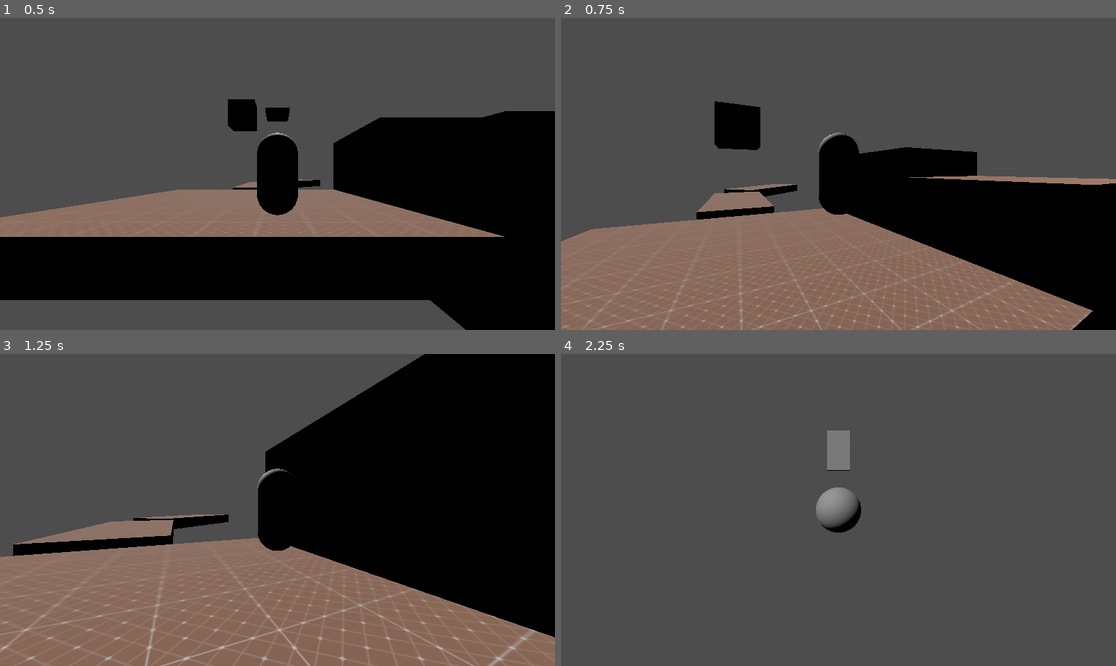
Above: before the commit, frames 1-4 (two rows, left to right).
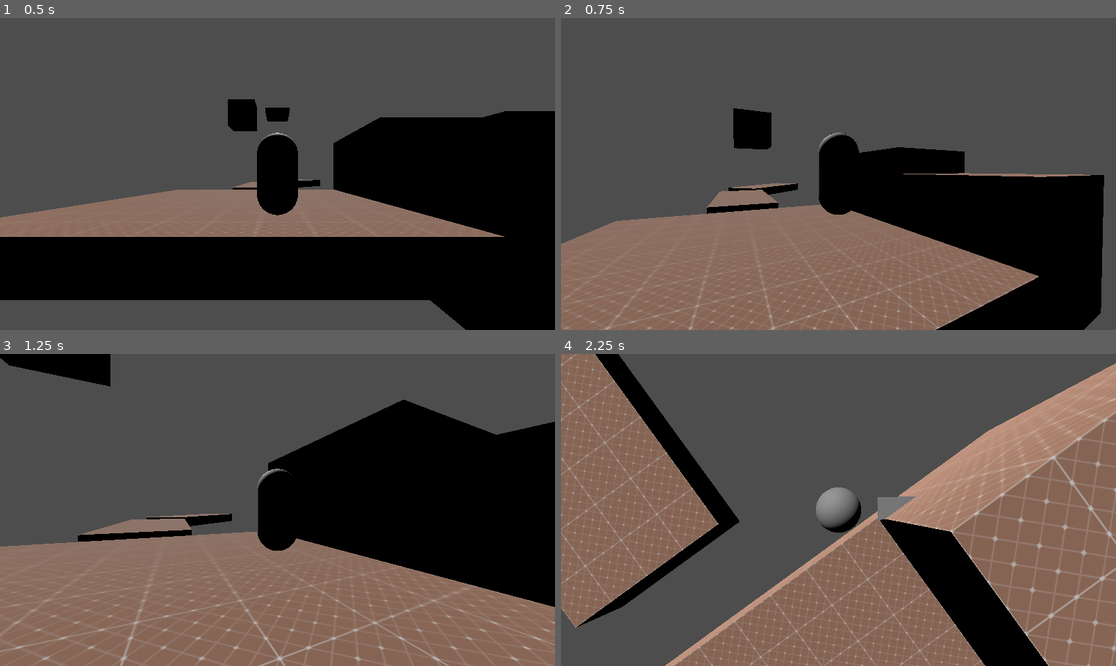
Above: after the commit, the same moments.

Repository: Nigel-Karunaratne/3DPlatformer_Godot4
Game: Godot game, scene res://level_scenes/test_level.tscn
Same seed, same stepped clock (60 frames per second), same inputs: the game is played once before the commit and once after it. The project has no main scene, so this scene is started directly.
Inputs (mouse positions are in pixels of both pictures, inside the frame that each line leads up to):
- Up to frame 1 (0.5 s): no input
- Up to frame 2 (0.75 s): tap Enter at 0.5 s; move the mouse to (866, 174) at 0.52 s; hold W (move_forward) from 0.53 s (still down); tap Space (jump) at 0.6 s
- Up to frame 3 (1.25 s): keep holding W (move_forward); tap Space (jump) at 0.77, 1.07 s
- Up to frame 4 (2.25 s): keep holding W (move_forward); move the mouse to (810, 510) at 1.27 s; tap R at 1.35 s; tap Space (jump) at 1.52, 1.55, 1.82 s; move the mouse to (849, 503) at 2.02 s; tap T at 2.1 s

Frame 1 is identical in both runs. In frame 2, 8.6% of the frame differs, in the area x 0-100%, y 26-100%; in frame 3, 17%; in frame 4, 60%, in the area x 0-100%, y 0-100%.

Commit message:
Cleaned up comments + added friction
Friction is rudimentary but it works.

Diff:
--- a/scripts/player_move.gd
+++ b/scripts/player_move.gd
@@ -4,13 +4,13 @@
 @export var camera : Node3D
 
 # Movement Variables
-const ACCEL_SPEED = 10
+const ACCEL_SPEED = 2
 const MAX_SPEED = 9
 const GRAVITY = 26
 const JUMP_VELOCITY = 12
 const ANGULAR_SPEED = TAU * 2
 
-var friction = 0.7
+@export var friction = 0.8
 
 # Input Processing variables
 var _move_axis = Vector3.ZERO
@@ -22,12 +22,13 @@
 	_move_axis = Vector3(h, 0, -v).normalized() # -Z is forward
 
 
+
+func _unhandled_input(event):
+	jump_pressed = Input.is_action_just_pressed("jump")
+
 	if Input.is_action_just_released("jump") and velocity.y > 0:
 		velocity.y *= 0.5 #! Enables Short Hopping?
 		#TODO - MAKE CONSTANT
-
-func _unhandled_input(event):
-	jump_pressed = Input.is_action_just_pressed("jump")
 
 	if event is InputEventKey and event.pressed:
 		if event.keycode == KEY_T:
@@ -36,67 +37,25 @@
 
 func _physics_process(delta):
 	_move_axis = _move_axis.rotated(Vector3.UP, camera.rotation.y).normalized();
-	velocity.x = _move_axis.x * ACCEL_SPEED
-	velocity.z = _move_axis.z * ACCEL_SPEED
 
 	if not is_on_floor():
 		velocity.y -= GRAVITY * delta
 	if jump_pressed && is_on_floor():
 		velocity.y = JUMP_VELOCITY
 
+	velocity.x += _move_axis.x * ACCEL_SPEED
+	velocity.z += _move_axis.z * ACCEL_SPEED
+
+	velocity.x *= friction
+	velocity.z *= friction
 
 	if _move_axis.length_squared() > 0:
-		# Forward Vector of Camera (with y-axis removed)
-		# Vector3(-camera.basis.z.x, 0, -camera.basis.z.z).normalized()
 
 		# Rotate the Player
 		var look_direction = Vector2(-velocity.z, -velocity.x)
 		var target_angle = look_direction.angle()
 		rotation.y = target_angle
-
-				# var target_angle = _move_axis.angle_to(Vector3.FORWARD) #+ camera.rotation.y #atan2( _move_axis.y, -_move_axis.x) + (PI/2) # WHY DO I HAVE TO INVERT THE X AXIS??
-				# var angular_difference = wrapf(target_angle - rotation.y, -PI, PI) # Find Shortest path to the target angle
-				# rotation.y += clamp(delta * ANGULAR_SPEED, 0, abs(angular_difference)) * sign(angular_difference)
-		# rotation.y = target_angle # Snap Movement (could be useful? like if standing still)
-
-
-		# Move the Player
-		# var target_direction = Vector3(0,target_angle,0) * Vector3.FORWARD
-		# velocity.x = target_direction.x * _move_axis.x * ACCEL_SPEED
-		# velocity.z = target_direction.z * _move_axis.y * ACCEL_SPEED
-
-		# var camera_x = camera.global_transform.basis.x
-		# var camera_z = camera.global_transform.basis.z
-
-		# velocity.x += _move_axis.x * ACCEL_SPEED
-		# velocity.x = clamp(velocity.x, -MAX_SPEED, MAX_SPEED)
-		# velocity.z += _move_axis.y * ACCEL_SPEED
-		# velocity.z = clamp(velocity.z, -MAX_SPEED, MAX_SPEED)
-
-		# _move_axis = _move_axis.rotated(-camera.rotation.y).normalized();
-		#! velocity.x += _move_axis.x * ACCEL_SPEED
-		#! velocity.x = clamp(velocity.x, -MAX_SPEED, MAX_SPEED)
-		#! velocity.z += _move_axis.z * ACCEL_SPEED
-		#! velocity.z = clamp(velocity.z, -MAX_SPEED, MAX_SPEED)
-		# velocity.x = _move_axis.x * ACCEL_SPEED
-		# velocity.z = _move_axis.z * ACCEL_SPEED
-
-		# velocity += Vector3(_move_axis.x * ACCEL_SPEED, velocity.y, _move_axis.y * ACCEL_SPEED) * camera_z
-
 		pass
 
-	# velocity.x *= friction
-	# velocity.z *= friction
-
-	#! velocity.x -= sign(velocity.x) * friction * (0.5 * ACCEL_SPEED)
-	#! velocity.z -= sign(velocity.z) * friction * (0.5 * ACCEL_SPEED)
-
-	#! if abs(velocity.x) < 0.2:
-	#! 	velocity.x = 0
-	#! if abs(velocity.z) < 0.2:
-	#! 	velocity.z = 0
-
-
-	# print(velocity)
 	print(Vector2(velocity.x, velocity.z).length())
 	move_and_slide()
